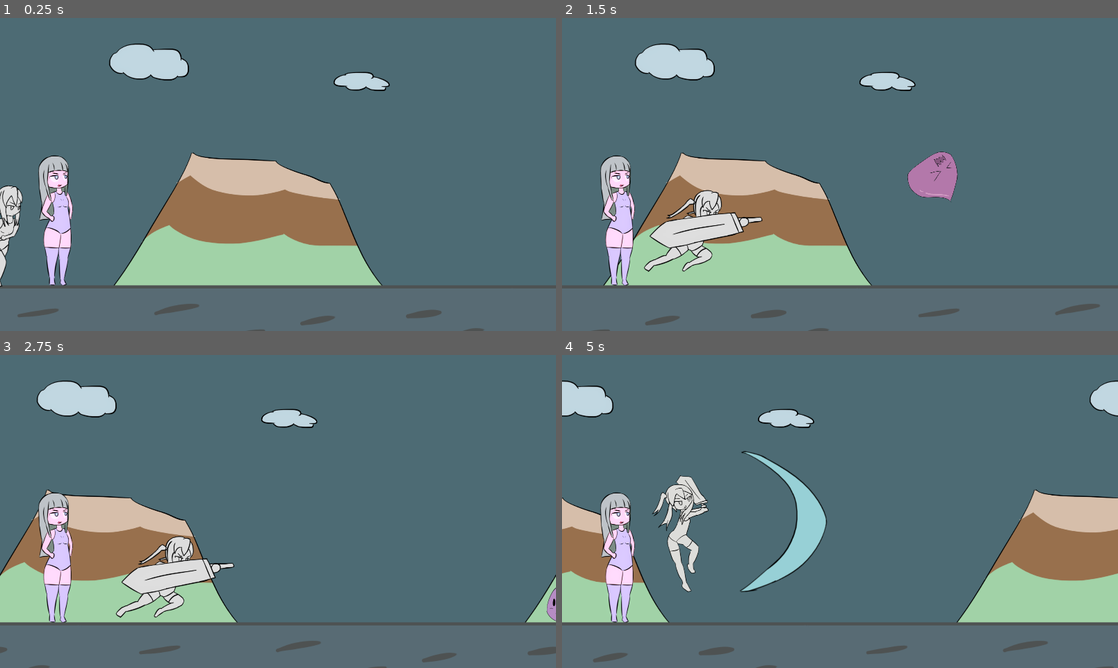
Above: before the commit, frames 1-4 (two rows, left to right).
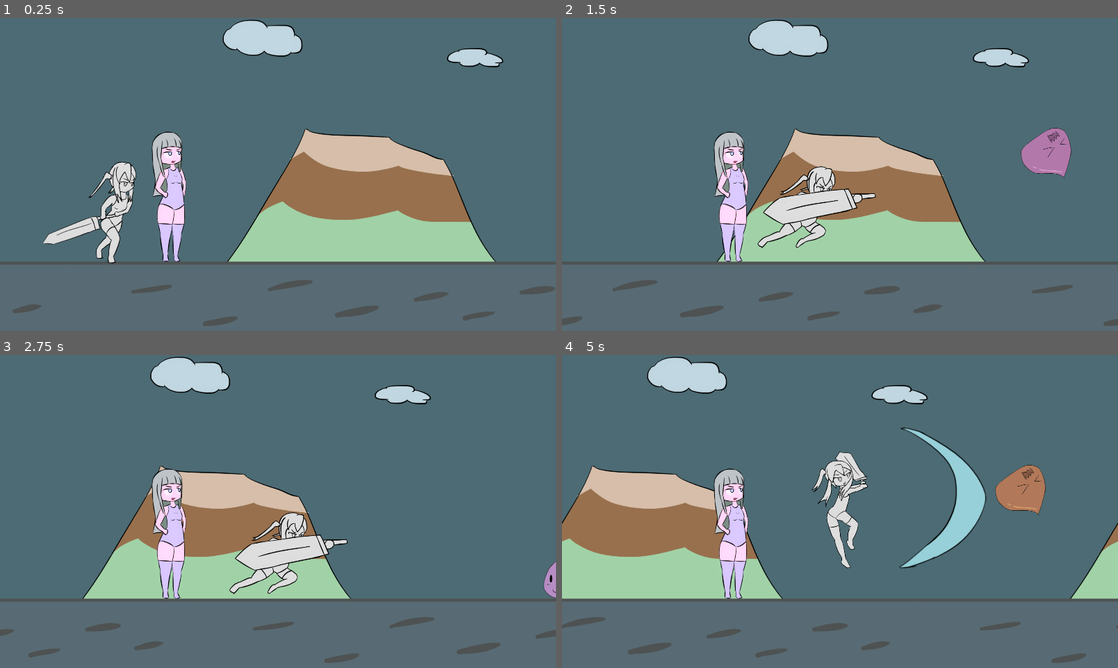
Above: after the commit, the same moments.

Repository: BeatMil/Animurun
Game: Godot game, scene res://Scenes/Forest.tscn
The game is run twice, just before and just after one commit, with the same random seed, the same clock (stepped at 60 frames per second) and the same inputs.
Inputs:
- Up to frame 1 (0.25 s): no input
- Up to frame 2 (1.5 s): tap Enter (ui_accept) at 0.5, 0.77 s; hold U (block) 0.53-1.28 s; tap U (block) at 1.35 s
- Up to frame 3 (2.75 s): tap Enter (ui_accept) at 1.52 s; hold U (block) from 2.03 s (still down)
- Up to frame 4 (5 s): release U (block) at 2.78 s; tap U (block) at 2.85, 4.35 s; tap Enter (ui_accept) at 3.02, 3.77, 4.52 s; hold U (block) 3.53-4.28 s

The runs differ from the first frame. In frame 1, 32% of the frame differs, in the area x 0-100%, y 0-100%; in frame 2, 31%; in frame 3, 28%; in frame 4, 34%.

Commit message:
Fix bug where player can attack during hit stunned

Diff:
--- a/Scenes/Forest.tscn
+++ b/Scenes/Forest.tscn
@@ -363,6 +363,86 @@
 "values": [2.0, 1.0]
 }
 
+[sub_resource type="Animation" id="Animation_gbugi"]
+resource_name = "block_impact"
+length = 0.333342
+step = 0.0833333
+tracks/0/type = "value"
+tracks/0/imported = false
+tracks/0/enabled = true
+tracks/0/path = NodePath("ChiichanPos/ChiichanRun:frame")
+tracks/0/interp = 1
+tracks/0/loop_wrap = true
+tracks/0/keys = {
+"times": PackedFloat32Array(0),
+"transitions": PackedFloat32Array(1),
+"update": 1,
+"values": [0]
+}
+tracks/1/type = "value"
+tracks/1/imported = false
+tracks/1/enabled = true
+tracks/1/path = NodePath("ChiichanPos/ChiichanRun:texture")
+tracks/1/interp = 1
+tracks/1/loop_wrap = true
+tracks/1/keys = {
+"times": PackedFloat32Array(0),
+"transitions": PackedFloat32Array(1),
+"update": 1,
+"values": [ExtResource("16_vt2vx")]
+}
+tracks/2/type = "value"
+tracks/2/imported = false
+tracks/2/enabled = true
+tracks/2/path = NodePath("ChiichanPos/ChiichanRun:hframes")
+tracks/2/interp = 1
+tracks/2/loop_wrap = true
+tracks/2/keys = {
+"times": PackedFloat32Array(0),
+"transitions": PackedFloat32Array(1),
+"update": 1,
+"values": [1]
+}
+tracks/3/type = "audio"
+tracks/3/imported = false
+tracks/3/enabled = true
+tracks/3/path = NodePath("AnimationPlayer/AudioStreamPlayer")
+tracks/3/interp = 1
+tracks/3/loop_wrap = true
+tracks/3/keys = {
+"clips": [{
+"end_offset": 0.0,
+"start_offset": 0.0,
+"stream": ExtResource("17_t6yuq")
+}],
+"times": PackedFloat32Array(0)
+}
+tracks/3/use_blend = true
+tracks/4/type = "value"
+tracks/4/imported = false
+tracks/4/enabled = true
+tracks/4/path = NodePath("ChiichanPos:position")
+tracks/4/interp = 1
+tracks/4/loop_wrap = true
+tracks/4/keys = {
+"times": PackedFloat32Array(0, 0.333333),
+"transitions": PackedFloat32Array(0.5, 0.5),
+"update": 0,
+"values": [Vector2(-30, 0), Vector2(0, 0)]
+}
+tracks/5/type = "value"
+tracks/5/imported = false
+tracks/5/enabled = true
+tracks/5/path = NodePath("ChiichanPos/ChiichanRun:modulate")
+tracks/5/interp = 1
+tracks/5/loop_wrap = true
+tracks/5/keys = {
+"times": PackedFloat32Array(0, 0.333333),
+"transitions": PackedFloat32Array(1, 1),
+"update": 0,
+"values": [Color(0.988235, 0.980392, 0.85098, 1), Color(1, 1, 1, 1)]
+}
+
 [sub_resource type="Animation" id="Animation_uv8rb"]
 resource_name = "hurt"
 length = 0.333338
@@ -543,86 +623,6 @@
 "transitions": PackedFloat32Array(1),
 "update": 0,
 "values": [Vector2(0, 0)]
-}
-
-[sub_resource type="Animation" id="Animation_gbugi"]
-resource_name = "block_impact"
-length = 0.333342
-step = 0.0833333
-tracks/0/type = "value"
-tracks/0/imported = false
-tracks/0/enabled = true
-tracks/0/path = NodePath("ChiichanPos/ChiichanRun:frame")
-tracks/0/interp = 1
-tracks/0/loop_wrap = true
-tracks/0/keys = {
-"times": PackedFloat32Array(0),
-"transitions": PackedFloat32Array(1),
-"update": 1,
-"values": [0]
-}
-tracks/1/type = "value"
-tracks/1/imported = false
-tracks/1/enabled = true
-tracks/1/path = NodePath("ChiichanPos/ChiichanRun:texture")
-tracks/1/interp = 1
-tracks/1/loop_wrap = true
-tracks/1/keys = {
-"times": PackedFloat32Array(0),
-"transitions": PackedFloat32Array(1),
-"update": 1,
-"values": [ExtResource("16_vt2vx")]
-}
-tracks/2/type = "value"
-tracks/2/imported = false
-tracks/2/enabled = true
-tracks/2/path = NodePath("ChiichanPos/ChiichanRun:hframes")
-tracks/2/interp = 1
-tracks/2/loop_wrap = true
-tracks/2/keys = {
-"times": PackedFloat32Array(0),
-"transitions": PackedFloat32Array(1),
-"update": 1,
-"values": [1]
-}
-tracks/3/type = "audio"
-tracks/3/imported = false
-tracks/3/enabled = true
-tracks/3/path = NodePath("AnimationPlayer/AudioStreamPlayer")
-tracks/3/interp = 1
-tracks/3/loop_wrap = true
-tracks/3/keys = {
-"clips": [{
-"end_offset": 0.0,
-"start_offset": 0.0,
-"stream": ExtResource("17_t6yuq")
-}],
-"times": PackedFloat32Array(0)
-}
-tracks/3/use_blend = true
-tracks/4/type = "value"
-tracks/4/imported = false
-tracks/4/enabled = true
-tracks/4/path = NodePath("ChiichanPos:position")
-tracks/4/interp = 1
-tracks/4/loop_wrap = true
-tracks/4/keys = {
-"times": PackedFloat32Array(0, 0.333333),
-"transitions": PackedFloat32Array(0.5, 0.5),
-"update": 0,
-"values": [Vector2(-30, 0), Vector2(0, 0)]
-}
-tracks/5/type = "value"
-tracks/5/imported = false
-tracks/5/enabled = true
-tracks/5/path = NodePath("ChiichanPos/ChiichanRun:modulate")
-tracks/5/interp = 1
-tracks/5/loop_wrap = true
-tracks/5/keys = {
-"times": PackedFloat32Array(0, 0.333333),
-"transitions": PackedFloat32Array(1, 1),
-"update": 0,
-"values": [Color(0.988235, 0.980392, 0.85098, 1), Color(1, 1, 1, 1)]
 }
 
 [sub_resource type="AnimationLibrary" id="AnimationLibrary_8jhmc"]
@@ -969,6 +969,7 @@
 position = Vector2(960, 540)
 
 [node name="Camera2D" type="Camera2D" parent="CameraWrap"]
+position = Vector2(-392, 82)
 
 [node name="CameraPlayer" type="AnimationPlayer" parent="CameraWrap"]
 unique_name_in_owner = true
--- a/Scripts/Chiichan.gd
+++ b/Scripts/Chiichan.gd
@@ -7,8 +7,10 @@
 # Configs
 var is_alive = true
 var is_blocking = false
+var is_stunned = false
 var can_move_to_default_pos = false
 var speed = Vector2(100, 0)
+
 
 
 # Constants
@@ -27,6 +29,9 @@
 
 func _input(event):
 	if not is_alive:
+		return
+
+	if is_stunned:
 		return
 
 	if event.is_action_pressed("ui_accept"):
@@ -49,6 +54,8 @@
 	else:
 		anim_player.play("hurt")
 
+	is_stunned = true
+
 	# Set linear_velocity to ZERO
 	# Make it easier to control how far chiichan would fly
 	# When she collides while moving and while stay still
@@ -63,6 +70,8 @@
 		anim_player.play("block_impact")
 	else:
 		anim_player.play("hurt")
+
+	is_stunned = true
 
 	# Set linear_velocity to ZERO
 	# Make it easier to control how far chiichan would fly
@@ -85,3 +94,5 @@
 		is_blocking = false
 		anim_player.play("run")
 		can_move_to_default_pos = true
+
+		is_stunned = false
